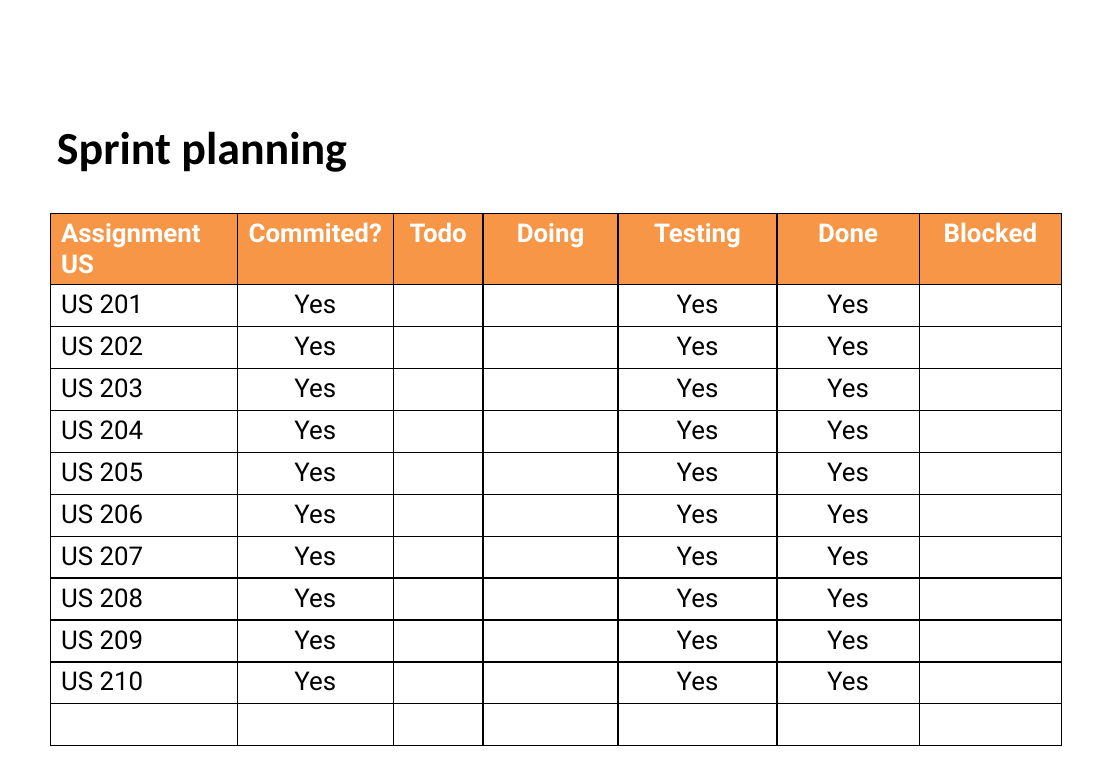
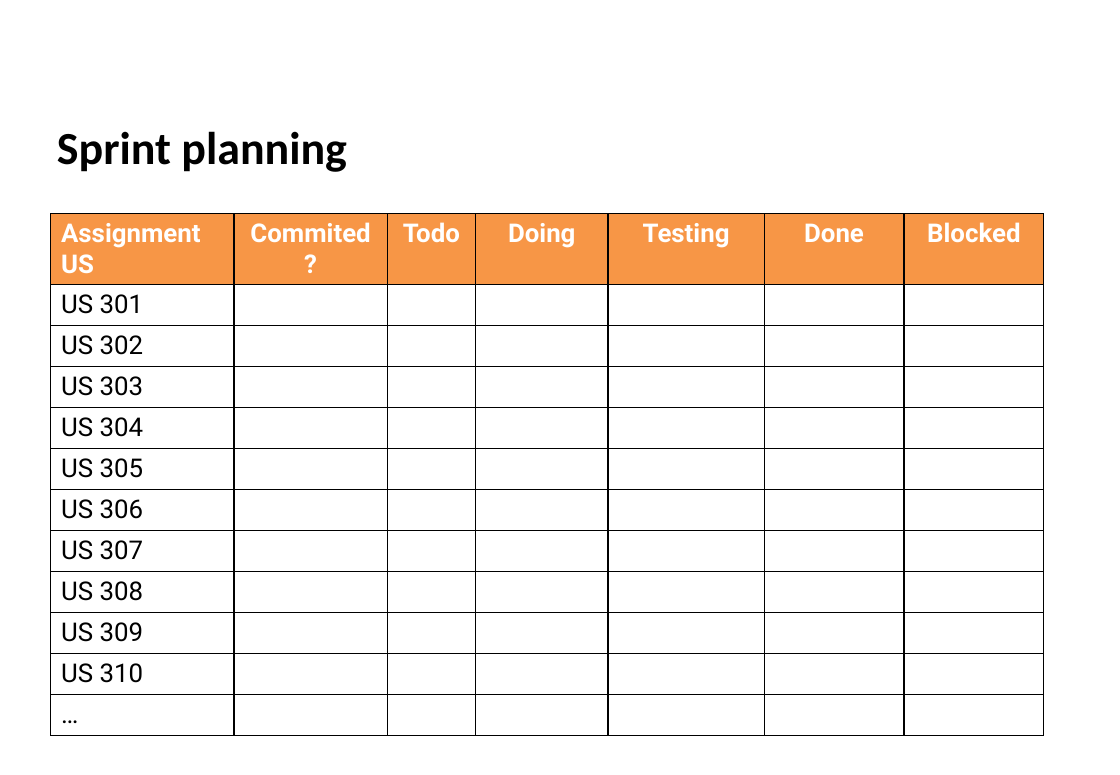
Before and after one commit to Diogosadias/LEI_PI_SEM3, a slide deck: slide 3 of docs/Sprint3/LAPR3 - Sprint 3 Status Report.pptx. Drawn at 1120x775 pixels with LibreOffice and Linux fonts; fonts in the diff are those of the drawing; background and template pictures are left out. Boxes give left, top, right and bottom in pixels: in the first picture for what was removed or moved away, otherwise in the second. Text is boxed around its words. In the diff, an @@ line names an element or a change of style, - is before the commit and + after.

```diff
--- a/docs/Sprint3/LAPR3 - Sprint 3 Status Report.pptx
+++ b/docs/Sprint3/LAPR3 - Sprint 3 Status Report.pptx
@@ table at box(51, 214, 1042, 710) @@
-row 2: US 201 | Yes |  |  | Yes | Yes | 
+row 2: US 301 |  |  |  |  |  | 
-row 3: US 202 | Yes |  |  | Yes | Yes | 
+row 3: US 302 |  |  |  |  |  | 
-row 4: US 203 | Yes |  |  | Yes | Yes | 
+row 4: US 303 |  |  |  |  |  | 
-row 5: US 204 | Yes |  |  | Yes | Yes | 
+row 5: US 304 |  |  |  |  |  | 
-row 6: US 205 | Yes |  |  | Yes | Yes | 
+row 6: US 305 |  |  |  |  |  | 
-row 7: US 206 | Yes |  |  | Yes | Yes | 
+row 7: US 306 |  |  |  |  |  | 
-row 8: US 207 | Yes |  |  | Yes | Yes | 
+row 8: US 307 |  |  |  |  |  | 
-row 9: US 208 | Yes |  |  | Yes | Yes | 
+row 9: US 308 |  |  |  |  |  | 
-row 10: US 209 | Yes |  |  | Yes | Yes | 
+row 10: US 309 |  |  |  |  |  | 
-row 11: US 210 | Yes |  |  | Yes | Yes | 
+row 11: US 310 |  |  |  |  |  | 
-row 12, column 1: 
+row 12, column 1: …
@@ table: place and size @@
-table at box(51, 214, 1063, 718)
+table at box(51, 214, 1042, 710)
```
Also in this commit, not shown: 6 other slides changed, 1 slide added.
